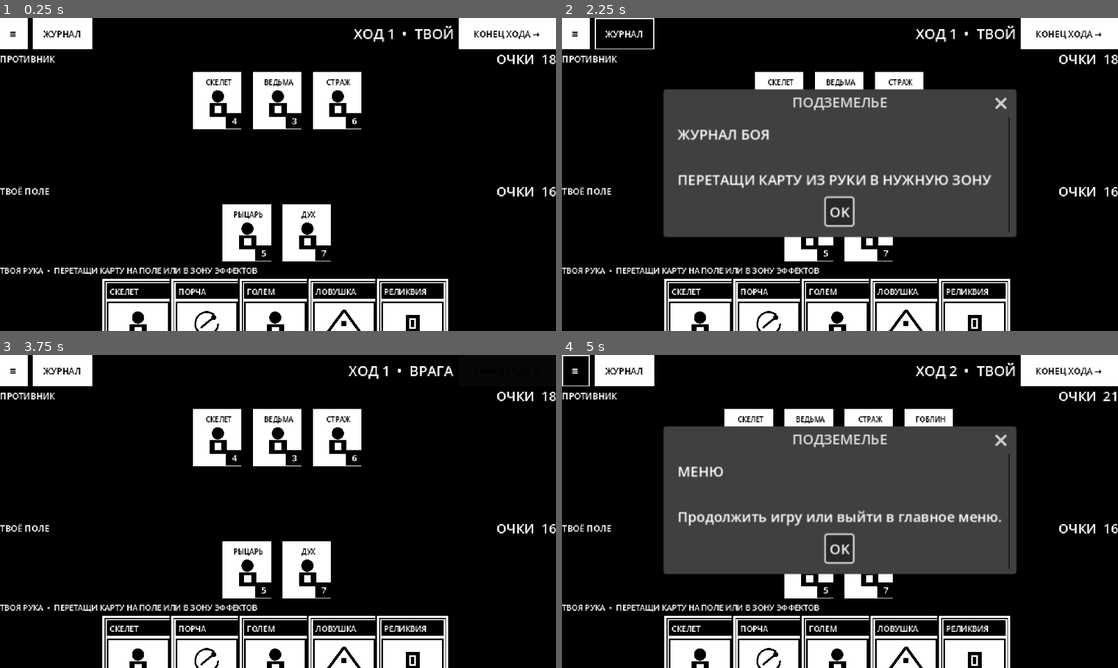
Above: before the commit, frames 1-4 (two rows, left to right).
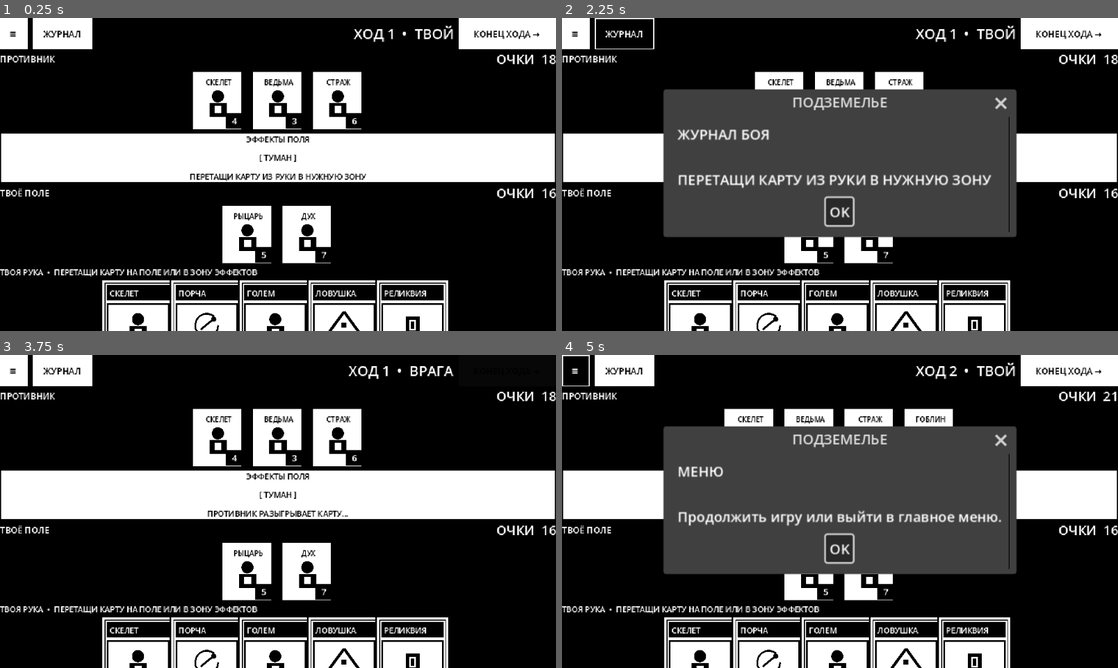
Above: after the commit, the same moments.

Repository: Blyaprint/new-1-bit-kuznya
Game: Godot game, scene res://scenes/battlefield.tscn
The game is run twice, just before and just after one commit, with the same random seed, the same clock (stepped at 60 frames per second) and the same inputs.
Inputs:
- Up to frame 1 (0.25 s): no input
- Up to frame 2 (2.25 s): click "≡" at 0.5 s; click "OK" at 1.25 s; click "ЖУРНАЛ" at 2 s
- Up to frame 3 (3.75 s): click "OK" at 2.75 s; click "КОНЕЦ ХОДА →" at 3.5 s
- Up to frame 4 (5 s): click "≡" at 4.25 s

The runs differ from the first frame. In frame 1, 20% of the frame differs, in the area x 0-100%, y 36-100%; in frame 2, 10%; in frame 3, 20%; in frame 4, 10%.

Commit message:
Give central effects lane a real high-contrast panel

Diff:
--- a/scripts/battlefield.gd
+++ b/scripts/battlefield.gd
@@ -249,11 +249,14 @@
 	var enemy_section := _make_side_section("ПРОТИВНИК", enemy_score, enemy_cards, true)
 	battlefield.add_child(enemy_section)
 
+	var middle_panel := PanelContainer.new()
+	middle_panel.custom_minimum_size.y = 58
+	_style_panel(middle_panel, WHITE, BLACK)
 	var middle := VBoxContainer.new()
-	middle.custom_minimum_size.y = 54
+	middle.size_flags_horizontal = Control.SIZE_EXPAND_FILL
 	middle.alignment = BoxContainer.ALIGNMENT_CENTER
 	middle.add_theme_constant_override("separation", 3)
-	_style_container(middle, WHITE, BLACK)
+	middle_panel.add_child(middle)
 	var effect_title := _label("ЭФФЕКТЫ ПОЛЯ", BLACK, 9)
 	effect_title.horizontal_alignment = HORIZONTAL_ALIGNMENT_CENTER
 	middle.add_child(effect_title)
@@ -275,7 +278,7 @@
 	message_label = _label(status_text, BLACK, 9)
 	message_label.horizontal_alignment = HORIZONTAL_ALIGNMENT_CENTER
 	middle.add_child(message_label)
-	battlefield.add_child(middle)
+	battlefield.add_child(middle_panel)
 
 	var player_section := _make_side_section("ТВОЁ ПОЛЕ", player_score, player_cards, false)
 	battlefield.add_child(player_section)
